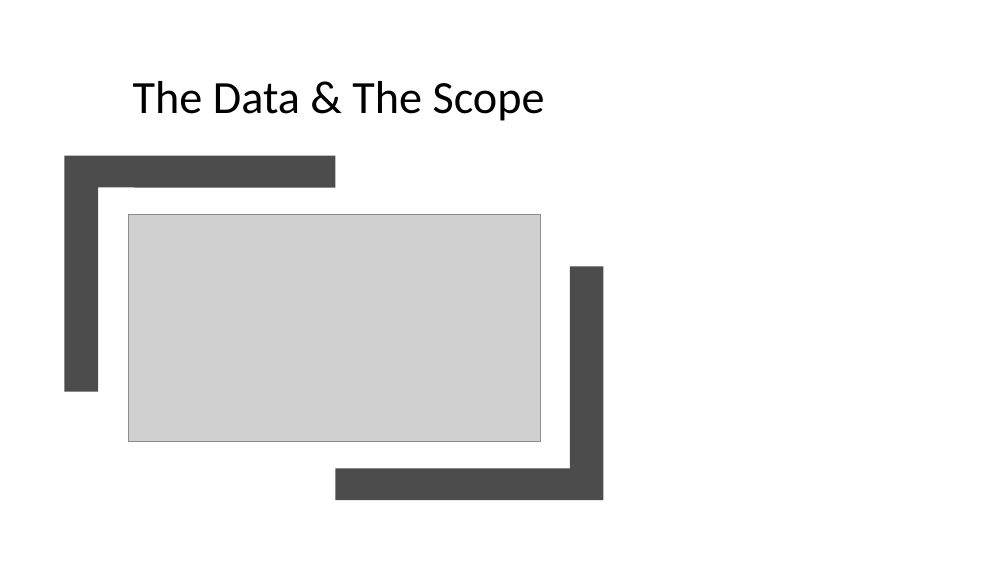
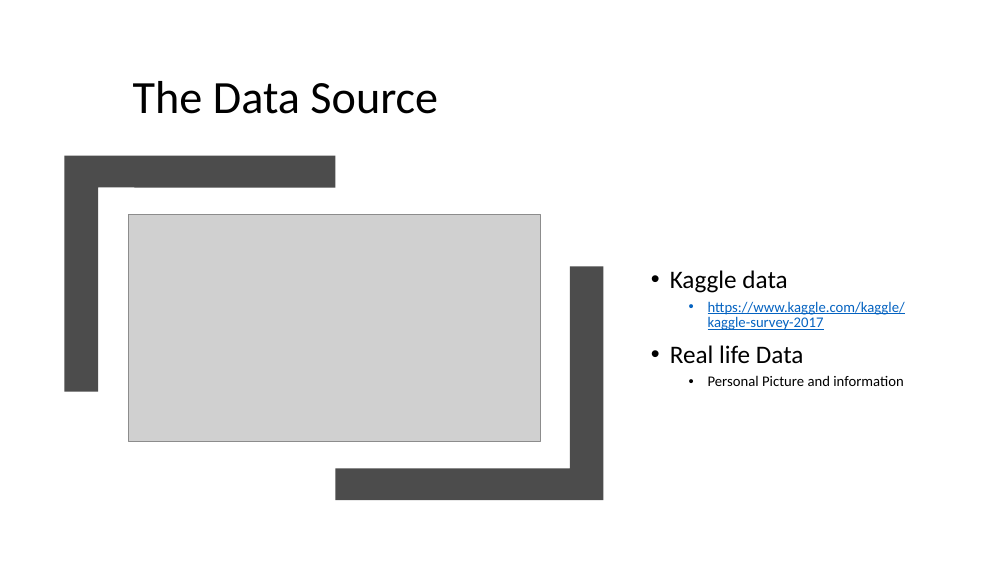
Before and after one commit to jcrossru/EndGame, a slide deck: slide 5 of Face Recognition_Final Project.pptx (slide 6 before the commit). Drawn at 1008x567 pixels with LibreOffice and Linux fonts; fonts in the diff are those of the drawing; grey boxes stand for pictures. Boxes give left, top, right and bottom in pixels: in the first picture for what was removed or moved away, otherwise in the second. Text is boxed around its words. In the diff, an @@ line names an element or a change of style, - is before the commit and + after.

```diff
--- a/Face Recognition_Final Project.pptx
+++ b/Face Recognition_Final Project.pptx
@@ title at (x1=133, y1=81, x2=438, y2=114): text changed @@
-The Data & The Scope
+The Data Source
@@ text added at (x1=670, y1=270, x2=905, y2=386), 14 pt, text #000000 @@
+• Kaggle data
+  • https://www.kaggle.com/kaggle/kaggle-survey-2017
+• Real life Data
+  • Personal Picture and information
```
Also in this commit, not shown: 4 other slides changed, 1 slide added, 3 slides removed, 1 other file.
